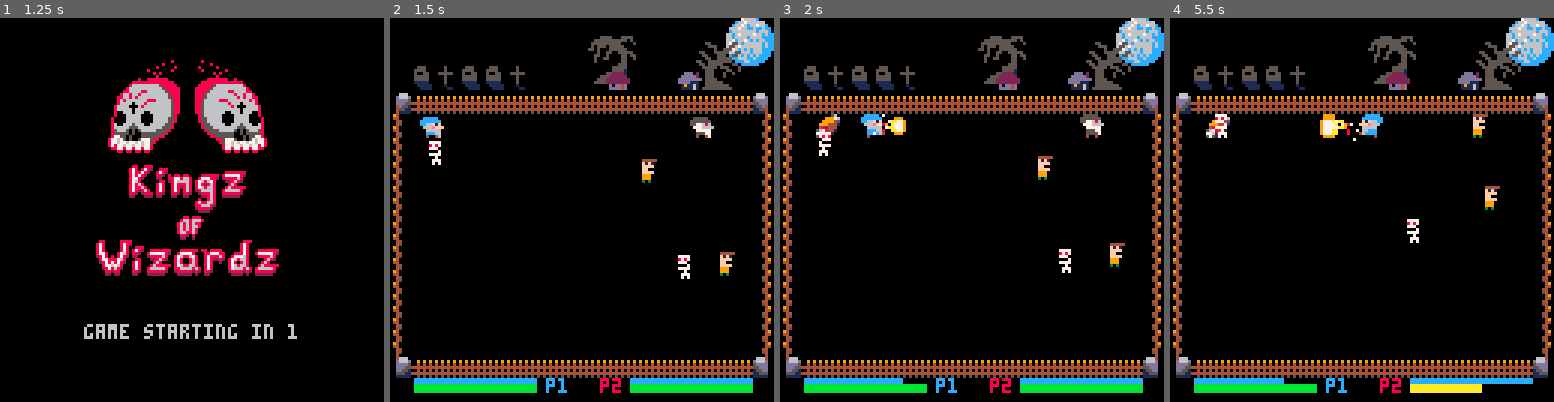
Above: before the commit, frames 1-4 (left to right).
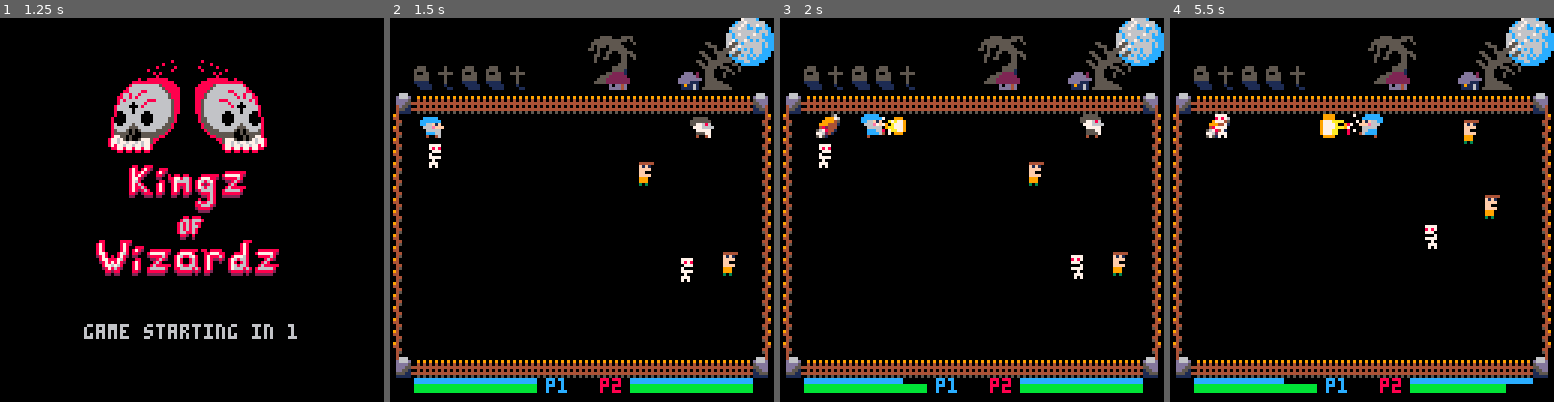
Above: after the commit, the same moments.

Repository: ravertass/wizardkingz
Game: PICO-8 cartridge wizardz.p8
Same seed, same stepped clock (60 frames per second), same inputs: the game is played once before the commit and once after it.
Inputs:
- Up to frame 1 (1.25 s): tap X (X key) at 0.33, 1.07 s; tap O (Z key) at 0.7 s
- Up to frame 2 (1.5 s): no input
- Up to frame 3 (2 s): hold Right from 1.6 s (still down); tap O (Z key) at 1.7 s; tap X (X key) at 1.85 s
- Up to frame 4 (5.5 s): release Right at 2.1 s; tap O (Z key) every 0.4 s from 2.1 to 5.3 s; hold Up 2.15-2.42 s; hold Right 2.47-3.03 s; tap X (X key) at 2.97, 4.08, 5.2 s; hold Left 3.08-3.58 s; hold Down 3.63-3.97 s; hold Right 4.02-4.68 s; hold Up 4.73-5.03 s; hold Left from 5.08 s (still down)

Frame 1 is identical in both runs. In frame 2, 0.6% of the frame differs, in the area x 10-91%, y 32-69%; in frame 3, 1.1%; in frame 4, 1.4%, in the area x 42-88%, y 25-98%.

Commit message:
Start building spawnlogic

Diff:
--- a/wizardz.p8
+++ b/wizardz.p8
@@ -65,7 +65,9 @@
 ---- constants ----
 
 skeltal_sprs = {064, 065}
+skeltal_spawn_sprs = {072, 073}
 human_sprs = {080, 081}
+human_spawn_sprs = {088, 089}
 c_startscreen_timer = "startscreen_timer"
 c_startscreen_timer_countdown_start = 1
 projectile_sprs = {
@@ -220,7 +222,10 @@
     },
     type = 'human',
     sprs = human_sprs,
-    spr = human_sprs[1]
+    spr = human_sprs[1],
+    spawn_sprs = human_spawn_sprs,
+    spawn_time = time(),
+    spawned = false,
   })
 end
 
@@ -234,7 +239,10 @@
     },
     type = 'skeltal',
     sprs = skeltal_sprs,
-    spr = skeltal_sprs[1]
+    spr = skeltal_sprs[1],
+    spawn_sprs = skeltal_spawn_sprs,
+    spawn_time = time(),
+    spawned = false,
   })
 end
 
@@ -484,8 +492,10 @@
 function player_skeltal_collision(pl, skeltal)
   local pl_rect = player_rect(pl)
   local skeltal_rect = enemy_rect(skeltal)
-  if intersect(pl_rect, skeltal_rect) then
-    take_damage(pl)
+  if(skeltal.spawned) then
+    if intersect(pl_rect, skeltal_rect) then
+      take_damage(pl)
+    end
   end
 end
 
@@ -661,30 +671,44 @@
 end
 
 function update_skeltal(s)
-  local action = flr(rnd(10))
-  if action <= 8 then
-    target = select_target(s)
-    follow(target, s)
-  elseif action == 9 then
-    s.x = s.x + rnd(2) - 1
-    s.y = s.y + rnd(2) - 1
-  else
-    -- do nothing
+  if s.spawned then
+    local action = flr(rnd(10))
+    if action <= 8 then
+      target = select_target(s)
+      follow(target, s)
+    elseif action == 9 then
+      s.x = s.x + rnd(2) - 1
+      s.y = s.y + rnd(2) - 1
+    else
+      -- do nothing
+    end
+  else
+    if flr(s.spawn_time)+1 <= time() then
+      s.spawned = true
+    end
   end
 end
 
 function update_human(h)
-  local action = flr(rnd(10))
-  if action <= 8 then
-    target = select_target(h)
-    follow(target, h)
-  elseif action == 9 then
-    h.x = h.x + rnd(2) - 1
-    h.y = h.y + rnd(2) - 1
-  else
-    -- do nothing
-  end
-end
+  if h.spawned then
+    local action = flr(rnd(10))
+    if action <= 8 then
+      target = select_target(h)
+      follow(target, h)
+    elseif action == 9 then
+      h.x = h.x + rnd(2) - 1
+      h.y = h.y + rnd(2) - 1
+    else
+      -- do nothing
+    end
+  else
+    if flr(h.spawn_time)+1 <= time() then
+      h.spawned = true
+    end
+  end
+end
+
+----function spawn_
 
 function select_target(s)
   local targets = get_targets(s)
